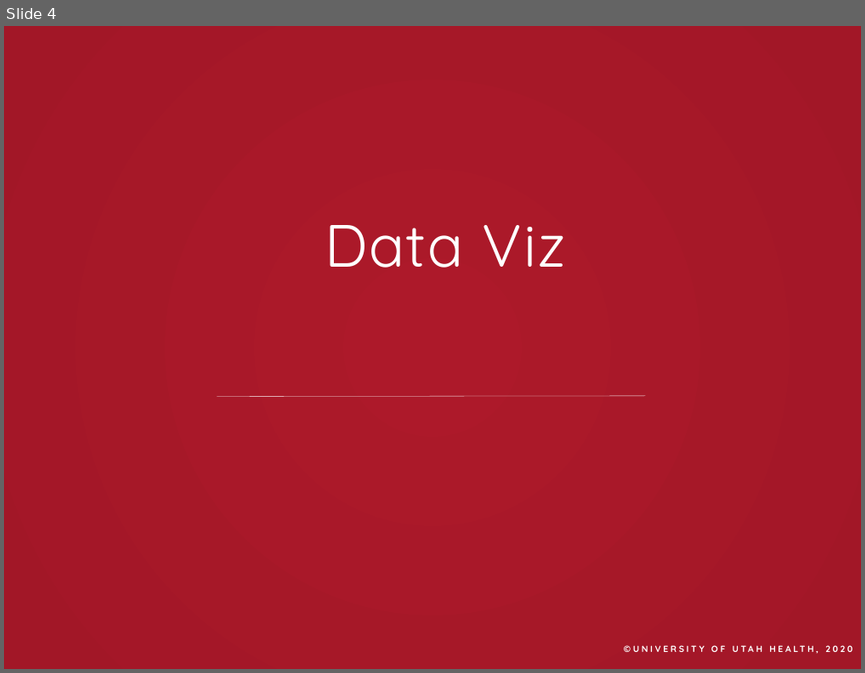
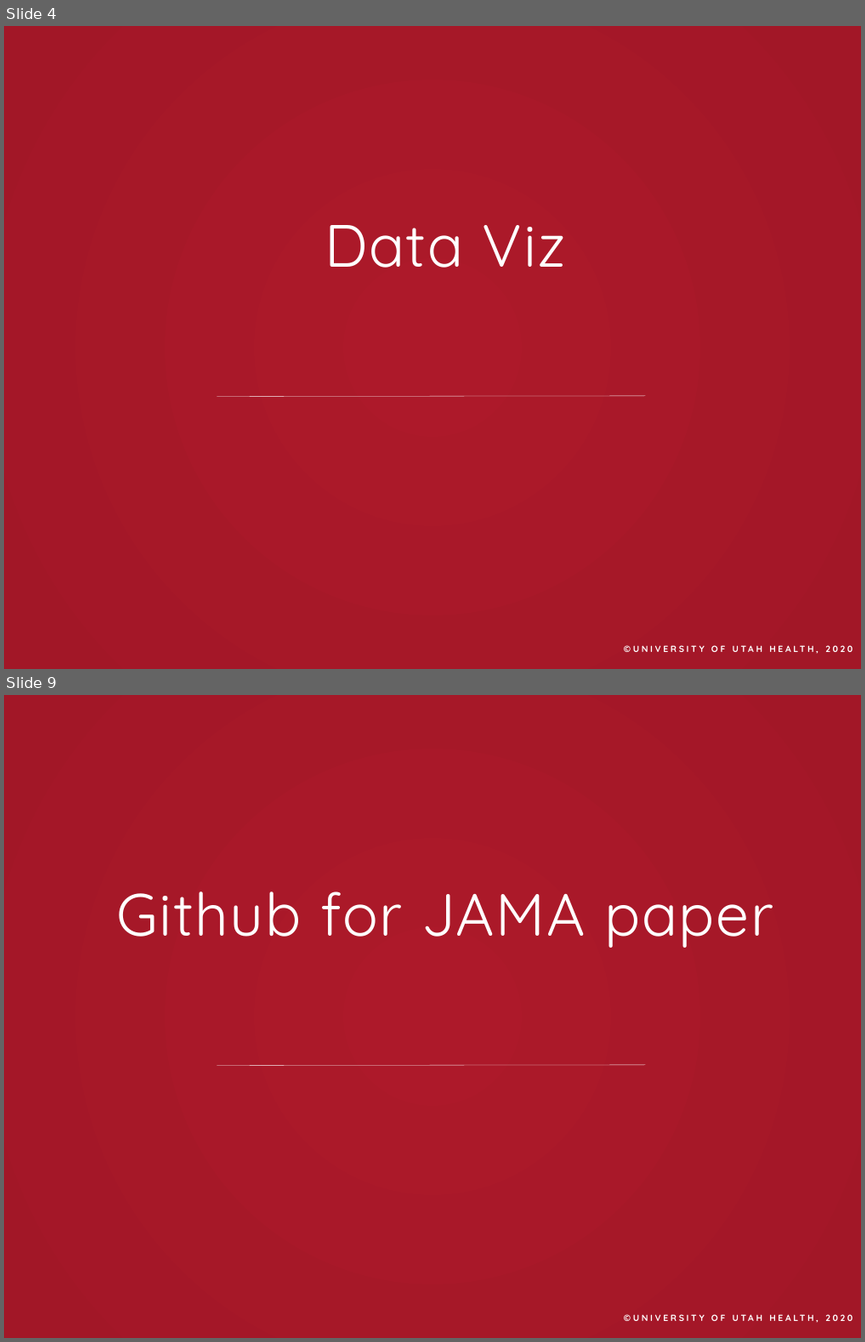
Before and after one commit to andystats/Jenny_Informatics_class, a slide deck: Session 2/10.28.2020 Session 2.pptx. Shown one above the other, each under a label of ours: slide 4 before the commit, slides 4 and 9 after it; the slides between them are not shown. The pictures are 865x673 and 865x1342 pixels, drawn with LibreOffice and Linux fonts; fonts in the diff are those of the drawing; background and template pictures are left out. Boxes give left, top, right and bottom in pixels: in the first picture for what was removed or moved away, otherwise in the second. Text is boxed around its words. In the diff, an @@ line names an element or a change of style, - is before the commit and + after.

```diff
--- a/Session 2/10.28.2020 Session 2.pptx
+++ b/Session 2/10.28.2020 Session 2.pptx
@@ slide 9 added at (4,695,861,1338), background gradient #AD192A to #A21727; not listed: 2 template elements that a slide beside it also shows @@
@@ text added at (116,891,773,947), 60 pt, text #FFFFFF @@
+Github for JAMA paper
```
Also in this commit, not shown: 2 slides changed, 6 other slides added, 8 other files.
